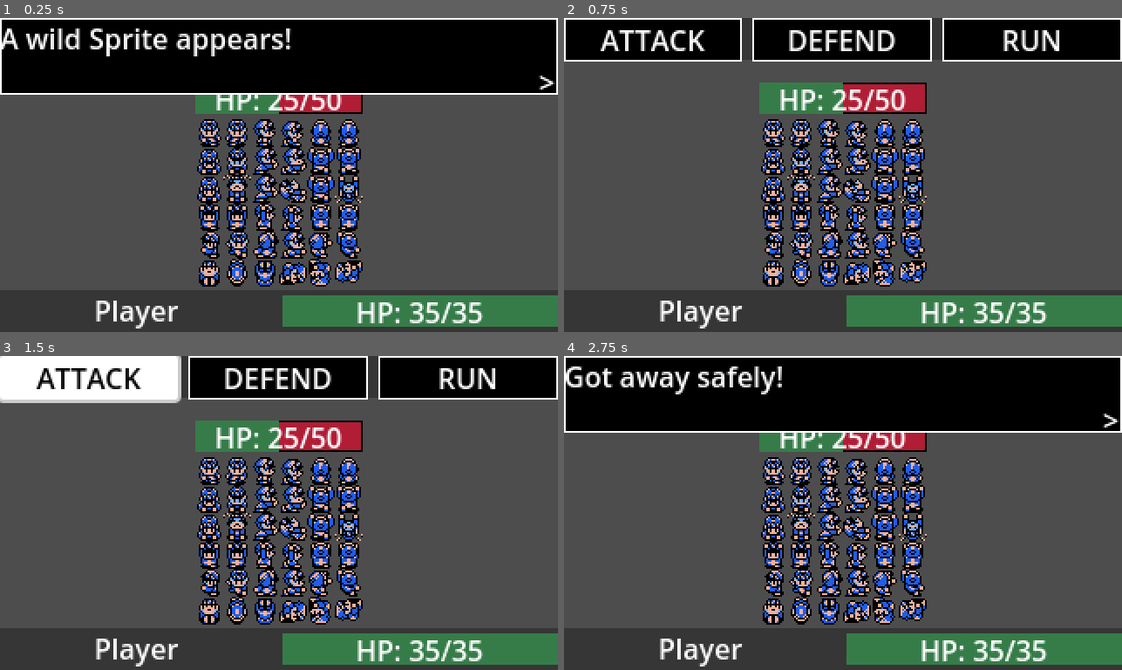
Above: before the commit, frames 1-4 (two rows, left to right).
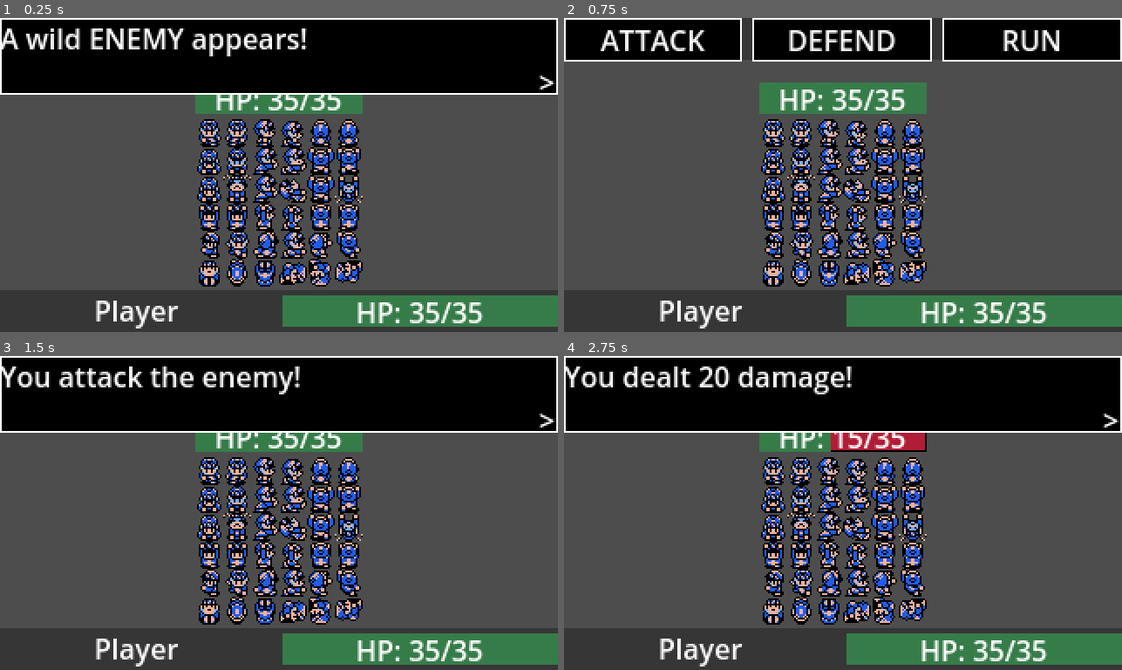
Above: after the commit, the same moments.

Repository: kik18hub/GameOff2023-GameProject
Game: Godot game, scene res://battle.tscn
The game is run twice, just before and just after one commit, with the same random seed, the same clock (stepped at 60 frames per second) and the same inputs. This scene is started directly instead of the project's main scene.
Inputs (mouse positions are in pixels of both pictures, inside the frame that each line leads up to):
- Up to frame 1 (0.25 s): no input
- Up to frame 2 (0.75 s): tap Enter (ui_accept) at 0.5 s; move the mouse to (965, 159) at 0.52 s; hold D from 0.53 s (still down); click (965, 159) at 0.67 s
- Up to frame 3 (1.5 s): tap Enter (ui_accept) at 0.77 s; release D at 1.25 s; click "ATTACK" at 1.25 s
- Up to frame 4 (2.75 s): click (1032, 377) at 2 s, where only the run before the commit has a clickable "RUN"

The runs differ from the first frame. In frame 1, 2.5% of the frame differs, in the area x 15-65%, y 3-31%; in frame 2, 1.4%; in frame 3, 18%, in the area x 0-100%, y 0-31%; in frame 4, 2.5%.

Commit message:
Finished a basic battle system

Diff:
--- /dev/null
+++ b/BaseEnemy.gd
@@ -0,0 +1,6 @@
+extends Resource
+
+@export var name:String
+@export var texture:Texture
+@export var health:int
+@export var damage:int
--- /dev/null
+++ b/Ene.tres
@@ -0,0 +1,11 @@
+[gd_resource type="Resource" load_steps=3 format=3 uid="uid://44xddhhs1pv1"]
+
+[ext_resource type="Script" path="res://BaseEnemy.gd" id="1_oxcpt"]
+[ext_resource type="Texture2D" uid="uid://boosvpy6sy3ie" path="res://player.png" id="2_748fh"]
+
+[resource]
+script = ExtResource("1_oxcpt")
+name = "Enemy"
+texture = ExtResource("2_748fh")
+health = 35
+damage = 15
--- a/battle.gd
+++ b/battle.gd
@@ -2,13 +2,24 @@
 
 signal textbox_closed
 
+@export var enemy:Resource
+
+var current_player_health = 0
+var current_enemy_health = 0
+var is_defending = false
+
 func _ready():
+	set_health($EnemyContainer/ProgressBar, enemy.health, enemy.health)
 	set_health($PlayerPanel/PlayerData/ProgressBar, State.current_health, State.max_health)
+	$EnemyContainer/Enemy.texture = enemy.texture
+
+	current_player_health = State.current_health
+	current_enemy_health = enemy.health
 
 	$TextBox.hide()
 	$ActionsPanel.hide()
 
-	display_text("A wild Sprite appears!")
+	display_text("A wild %s appears!" % enemy.name.to_upper())
 	await self.textbox_closed
 	$ActionsPanel.show()
 
@@ -23,11 +34,55 @@
 		emit_signal("textbox_closed")
 
 func display_text(text):
+	$ActionsPanel.hide()
 	$TextBox.show()
 	$TextBox/Label.text = text
 
+func enemy_turn():
+	display_text("%s launches an attack!" % enemy.name.to_upper())
+	await self.textbox_closed
+
+	if is_defending:
+		is_defending = false
+		display_text("You defended successfully!")
+		await self.textbox_closed
+	else:
+		current_player_health = max(0, current_player_health - enemy.damage)
+		set_health($PlayerPanel/PlayerData/ProgressBar, current_player_health, State.max_health)
+		display_text("%s dealt %d damage!" % [enemy.name, enemy.damage])
+		await self.textbox_closed
+
+	$ActionsPanel.show()
 
 func _on_run_pressed():
 	display_text("Got away safely!")
 	await self.textbox_closed
 	get_tree().quit()
+
+
+func _on_attack_pressed():
+	display_text("You attack the enemy!")
+	await self.textbox_closed
+
+	current_enemy_health = max(0, current_enemy_health - State.damage)
+	set_health($EnemyContainer/ProgressBar, current_enemy_health, enemy.health)
+
+	display_text("You dealt %d damage!" % State.damage)
+	await self.textbox_closed
+
+	enemy_turn()
+
+	if current_enemy_health == 0:
+		display_text("%s was defeated!" % enemy.name)
+		await self.textbox_closed
+
+		get_tree().quit
+
+
+func _on_defend_pressed():
+	is_defending = true
+
+	display_text("You've prepared your defense!")
+	await self.textbox_closed
+
+	enemy_turn()
--- a/battle.tscn
+++ b/battle.tscn
@@ -1,7 +1,8 @@
-[gd_scene load_steps=13 format=3 uid="uid://dr6rp2w46h73y"]
+[gd_scene load_steps=14 format=3 uid="uid://dr6rp2w46h73y"]
 
 [ext_resource type="Texture2D" uid="uid://boosvpy6sy3ie" path="res://player.png" id="1_7b8cx"]
 [ext_resource type="Script" path="res://battle.gd" id="1_or852"]
+[ext_resource type="Resource" uid="uid://44xddhhs1pv1" path="res://Ene.tres" id="2_qnvpy"]
 
 [sub_resource type="StyleBoxFlat" id="StyleBoxFlat_osyvh"]
 content_margin_left = 8.0
@@ -71,6 +72,7 @@
 grow_horizontal = 2
 grow_vertical = 2
 script = ExtResource("1_or852")
+enemy = ExtResource("2_qnvpy")
 
 [node name="Background" type="TextureRect" parent="."]
 layout_mode = 0
@@ -246,4 +248,6 @@
 grow_vertical = 2
 text = ">"
 
+[connection signal="pressed" from="ActionsPanel/Actions/Attack" to="." method="_on_attack_pressed"]
+[connection signal="pressed" from="ActionsPanel/Actions/Defend" to="." method="_on_defend_pressed"]
 [connection signal="pressed" from="ActionsPanel/Actions/Run" to="." method="_on_run_pressed"]
